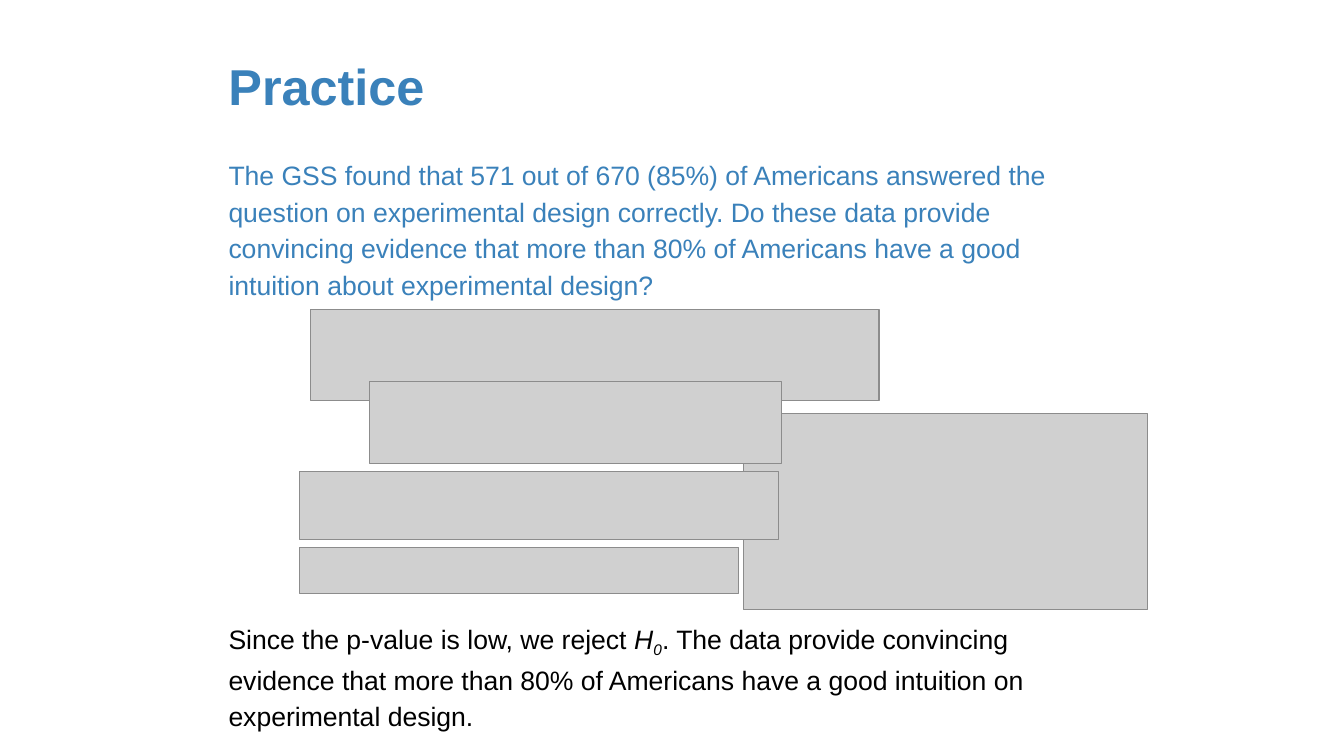
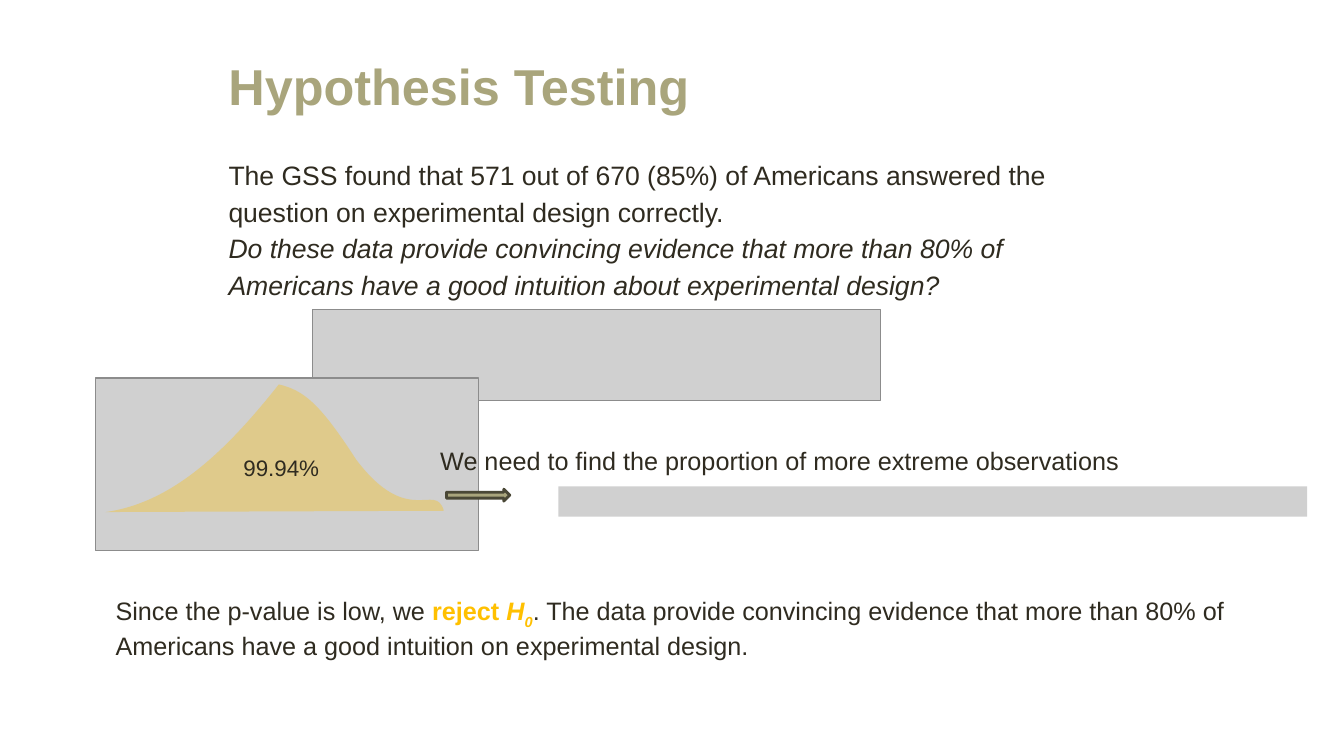
Before and after one commit to amosca01/MATH108-F23, a slide deck: slide 52 of slides/15-single-proportion.pptx (slide 37 before the commit). Drawn at 1344x756 pixels with LibreOffice and Linux fonts; fonts in the diff are those of the drawing; grey boxes stand for pictures. Boxes give left, top, right and bottom in pixels: in the first picture for what was removed or moved away, otherwise in the second. Text is boxed around its words. In the diff, an @@ line names an element or a change of style, - is before the commit and + after.

```diff
--- a/slides/15-single-proportion.pptx
+++ b/slides/15-single-proportion.pptx
@@ title at (x1=228, y1=68, x2=689, y2=115): text changed; text colour #3A81BA to #A9A57C @@
-Practice
+Hypothesis Testing
@@ text at (x1=229, y1=165, x2=1046, y2=300): text changed; text colour #3A81BA to #2F2B20; italic on @@
-The GSS found that 571 out of 670 (85%) of Americans answered the question on experimental design correctly. Do these data provide convincing evidence that more than 80% of Americans have a good intuition about experimental design?
+The GSS found that 571 out of 670 (85%) of Americans answered the question on experimental design correctly.
+Do these data provide convincing evidence that more than 80% of Americans have a good intuition about experimental design?
@@ picture resized from (x1=743, y1=413, x2=1147, y2=610) to (x1=96, y1=378, x2=479, y2=551) @@
@@ freeform shape added at (x1=106, y1=384, x2=445, y2=512), fill #FFBF00 at 33% opacity @@
@@ picture removed at (x1=370, y1=382, x2=781, y2=464) @@
@@ text added at (x1=243, y1=460, x2=319, y2=476), 16 pt, text #2F2B20 @@
+99.94%
@@ picture removed at (x1=299, y1=472, x2=778, y2=539) @@
@@ text added at (x1=440, y1=451, x2=1119, y2=476), 18 pt, text #2F2B20 @@
+We need to find the proportion of more extreme observations
@@ right arrow added at (x1=447, y1=489, x2=510, y2=501), fill #A9A57C, outline #4A4836 2 pt @@
@@ picture added at (x1=559, y1=486, x2=1308, y2=516) @@
@@ picture removed at (x1=299, y1=547, x2=739, y2=593) @@
@@ text "Since the p-value is low, ..." moved from (x1=229, y1=629, x2=1024, y2=732) to (x1=116, y1=601, x2=1224, y2=661) @@
@@ text "Since the p-value is low, ..." at (x1=116, y1=601, x2=1224, y2=661): size 19 to 18 pt, text colour #000000 to #2F2B20; text colour #000000 to #FFC000, bold on in "reject H0."; line spacing 1.15 to 1 @@
```
Also in this commit, not shown: 38 other slides changed, 20 slides added, 2 slides removed, 6 other files.
